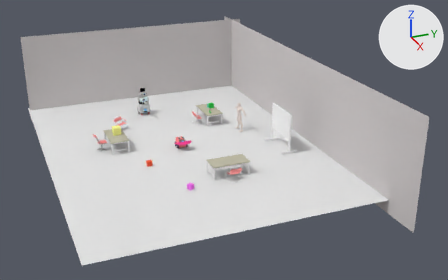
One commit to the Blender file scenarii/indoors_1/indoor_scene-2.2-DEMO.blend: the scene before it, then after it.
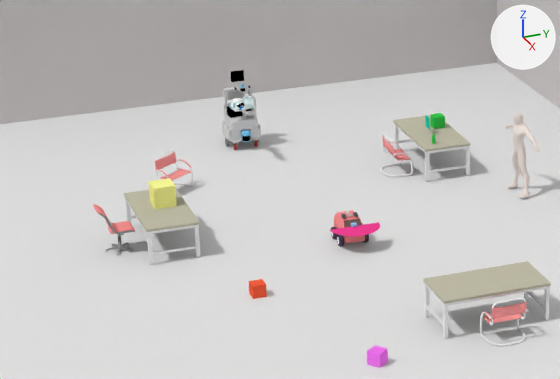
Each version is shown whole from a camera (50 mm lens) standing at (61.7, -19.8, 27.7) and looking at (3.4, 3.9, 1.5), then close up on the part from 14% to 57% of the width and 23% to 69% of the height. Arrows for +X, +Y and +Z are at upper right; the lights stay in place.

Objects in the first close-up: 'ATRV', 'Base', 'Desk_3', 'Desk_3.001', 'Desk_3.002', 'Ground', 'Male_1', 'Plane', 'Plane.001', 'YellowBox', 'red_heat.001', 'red_heat.002'.
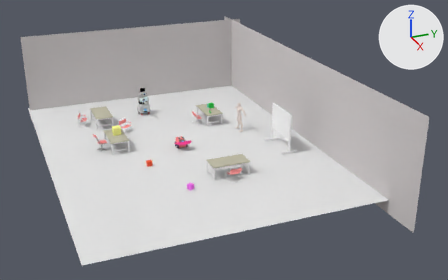
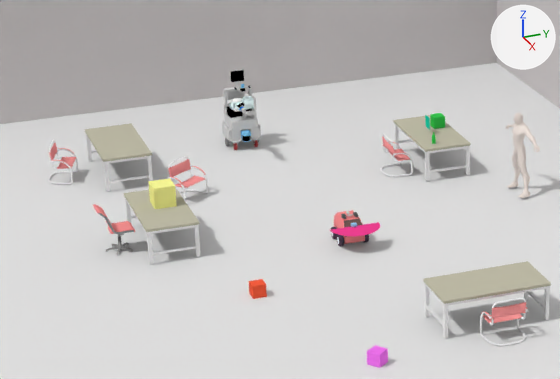
The change, as JSON lines over the scene's bpy script:
```json
{"op": "set", "path": "ob_red_heat_002.location", "old": "(-7.74, -5.15, 0.81)", "new": "(-6.73, -4.8, 0.81)"}
{"op": "add", "block": "ob_red_heat_003", "code": ["ob_red_heat_003 = bpy.data.objects.new('red_heat.003', me_circle_004.copy())  # the mesh of ob_red_heat", "ob_red_heat_003.location = (-10.74, -9.15, 0.81)", "ob_red_heat_003.rotation_euler = (0.0, 0.0, 2.802)  # degrees (0, 0, 161)", "ob_red_heat_003.scale = (0.0765, 0.0765, 0.0765)"]}
{"op": "add", "block": "ob_desk_3_003", "code": ["ob_desk_3_003 = bpy.data.objects.new('Desk_3.003', me_plane_006)", "ob_desk_3_003.location = (-10.46, -6.76, 0.75)", "ob_desk_3_003.scale = (2.0, 1.01, 0.977)"]}
```

Where the change shows, as pixel boxes [x1, y1, x2, y2] in the close-ups (560 x 379 px):
```json
{"object": "Desk_3.003", "change": "added", "after": [85, 123, 153, 191]}
{"object": "red_heat.002", "change": "moved", "before": [154, 149, 194, 186], "after": [168, 156, 208, 202]}
{"object": "red_heat.003", "change": "added", "after": [48, 139, 78, 184], "on screen": "pink", "faces in mat_material_030 (pink #ff9d9d)": [49, 143, 76, 169], "faces in mat_material_029 (white #ffffff)": [48, 139, 78, 184]}
```
